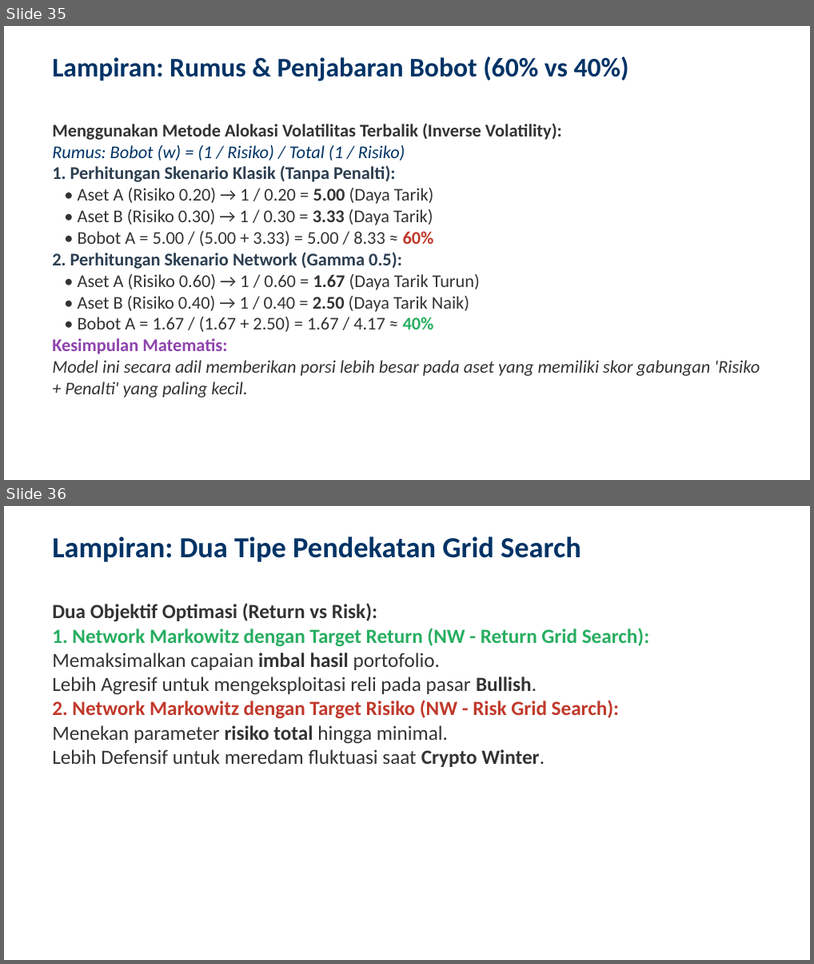
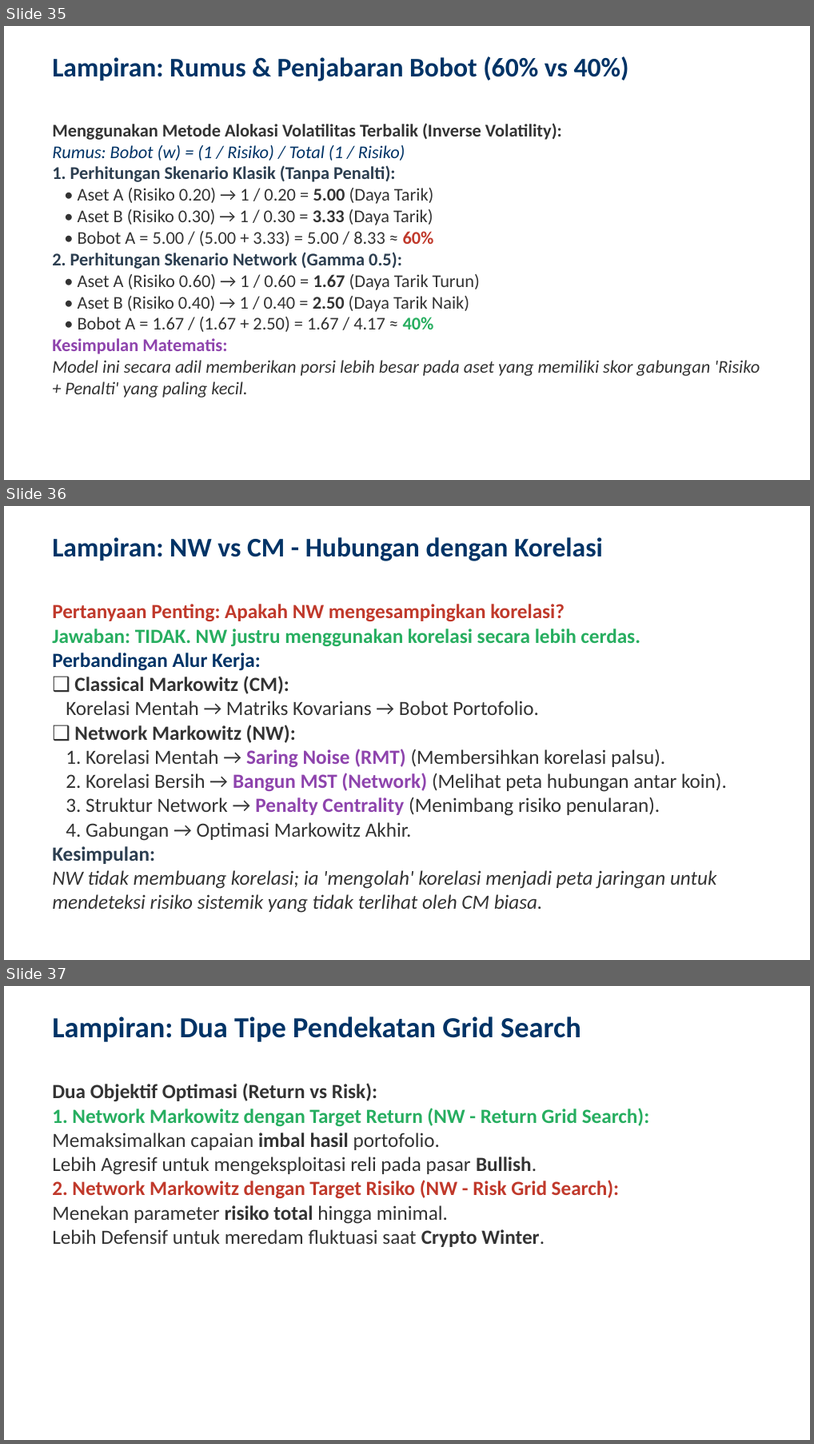
Before and after one commit to ragilrojo/RepoThesis, a slide deck: Presentasi_Proposal_Update.pptx. Shown one above the other, each under a label of ours: slides 35 and 36 before the commit, slides 35, 36 and 37 after it. The pictures are 814x964 and 814x1444 pixels, drawn with LibreOffice and Linux fonts; fonts in the diff are those of the drawing. Boxes give left, top, right and bottom in pixels: in the first picture for what was removed or moved away, otherwise in the second. Text is boxed around its words. In the diff, an @@ line names an element or a change of style, - is before the commit and + after.

Commit message:
feat: add NW vs CM correlation relationship clarification slide

```diff
--- a/Presentasi_Proposal_Update.pptx
+++ b/Presentasi_Proposal_Update.pptx
@@ slide 36 added at (4, 506, 810, 960), background #FFFFFF @@
@@ text added at (52, 537, 603, 561), 24 pt, text #003366, bold @@
+Lampiran: NW vs CM - Hubungan dengan Korelasi
@@ text added at (52, 604, 727, 912), 18 pt, text #333333 @@
+Pertanyaan Penting: Apakah NW mengesampingkan korelasi?
+Jawaban: TIDAK. NW justru menggunakan korelasi secara lebih cerdas.
+Perbandingan Alur Kerja:
+❑ Classical Markowitz (CM):
+Korelasi Mentah → Matriks Kovarians → Bobot Portofolio.
+❑ Network Markowitz (NW):
+1. Korelasi Mentah → Saring Noise (RMT) (Membersihkan korelasi palsu).
+2. Korelasi Bersih → Bangun MST (Network) (Melihat peta hubungan antar koin).
+3. Struktur Network → Penalty Centrality (Menimbang risiko penularan).
+4. Gabungan → Optimasi Markowitz Akhir.
+Kesimpulan:
+NW tidak membuang korelasi; ia 'mengolah' korelasi menjadi peta jaringan untuk mendeteksi risiko sistemik yang tidak terlihat oleh CM biasa.
@@ what was slide 36 is now slide 37 @@
```
Also in this commit, not shown: 1 other file.
